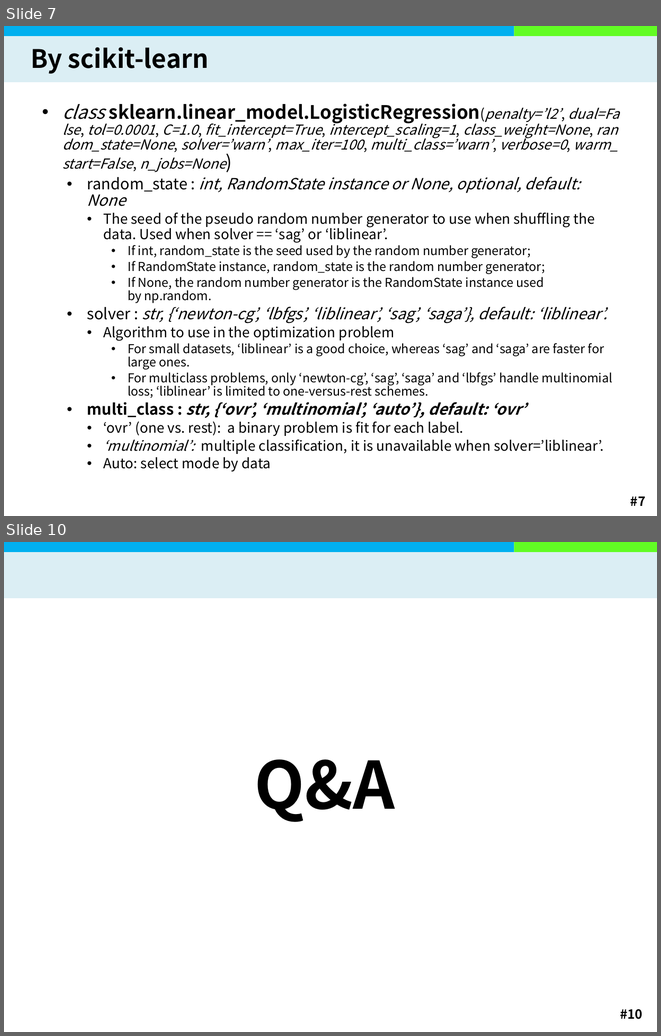
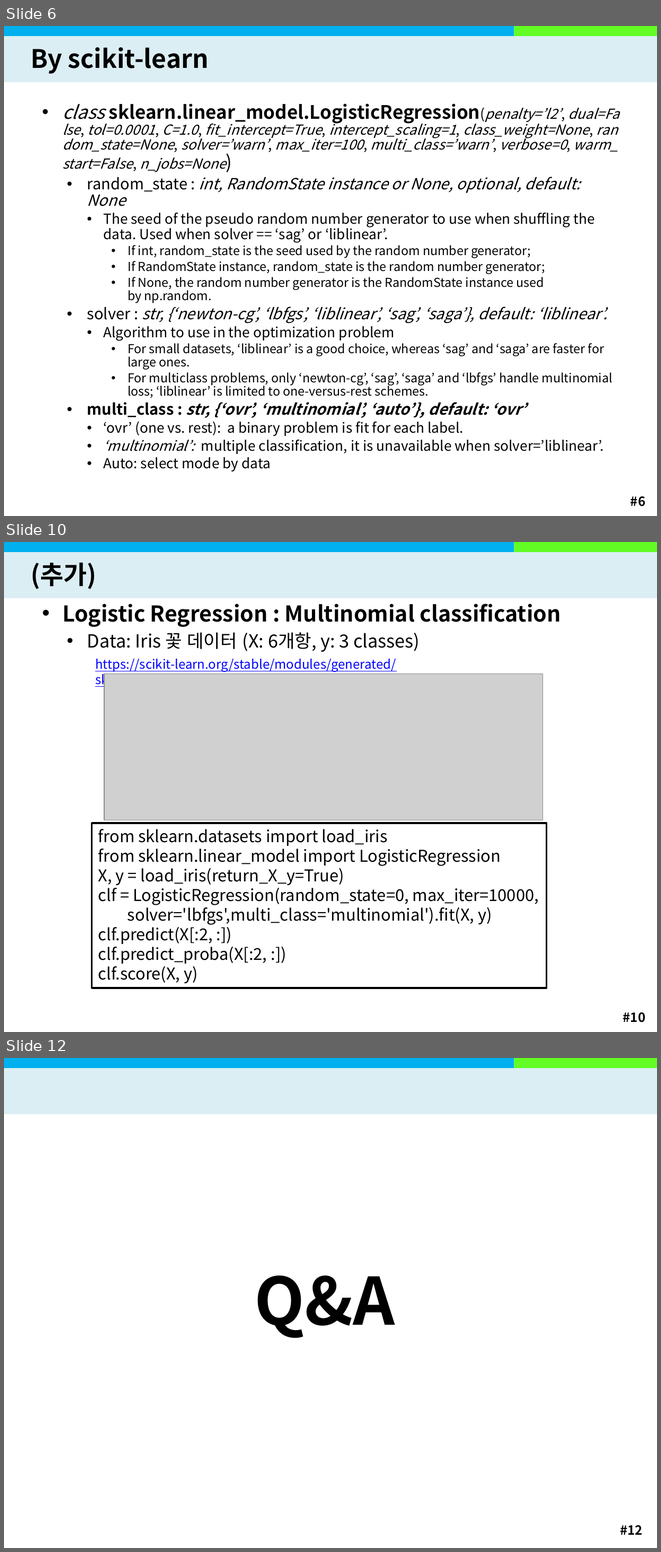
Before and after one commit to kyengee/University, a slide deck: 4-1/빅데이터/16 로지스틱 회귀분석/16 로지스틱 회귀분석.pptx. Shown one above the other, each under a label of ours: slides 7 and 10 before the commit, slides 6, 10 and 12 after it; the slides between them are not shown. The pictures are 661x1036 and 661x1552 pixels, drawn with LibreOffice and Linux fonts; fonts in the diff are those of the drawing; grey boxes stand for pictures; background and template pictures are left out. Boxes give left, top, right and bottom in pixels: in the first picture for what was removed or moved away, otherwise in the second. Text is boxed around its words. In the diff, an @@ line names an element or a change of style, - is before the commit and + after.

```diff
--- a/4-1/빅데이터/16 로지스틱 회귀분석/16 로지스틱 회귀분석.pptx
+++ b/4-1/빅데이터/16 로지스틱 회귀분석/16 로지스틱 회귀분석.pptx
@@ slide 10 added at (x1=4, y1=542, x2=657, y2=1032), background #FFFFFF; not listed: 4 template elements that a slide beside it also shows @@
@@ title added at (x1=31, y1=562, x2=97, y2=589), 28 pt, text #000000, bold @@
+(추가)
@@ text added at (x1=62, y1=603, x2=560, y2=652), 24 pt, text #000000, bold @@
+• Logistic Regression : Multinomial classification
+  • Data: Iris 꽃 데이터 (X: 6개항, y: 3 classes)
@@ text added at (x1=95, y1=659, x2=396, y2=688), 14 pt, text #0000FF, underline @@
+https://scikit-learn.org/stable/modules/generated/sklearn.datasets.load_iris.html
@@ picture added at (x1=105, y1=674, x2=544, y2=820) @@
@@ rectangle added at (x1=92, y1=823, x2=547, y2=987), fill #FFFFFF, outline #000000 2 pt, 18 pt, text #000000 @@
+from sklearn.datasets import load_iris
+from sklearn.linear_model import LogisticRegression
+X, y = load_iris(return_X_y=True)
+clf = LogisticRegression(random_state=0, max_iter=10000,
+solver='lbfgs',multi_class='multinomial').fit(X, y)
+clf.predict(X[:2, :])
+clf.predict_proba(X[:2, :])
+clf.score(X, y)
@@ what was slide 7 is now slide 6 @@
@@ page number at (x1=630, y1=496, x2=645, y2=506): text changed @@
-#7
+#6
@@ what was slide 10 is now slide 12 @@
@@ page number at (x1=620, y1=1525, x2=642, y2=1534): text changed @@
-#10
+#12
```
Also in this commit, not shown: 1 slide changed, 3 other slides added, 2 slides removed, 4 other files.
